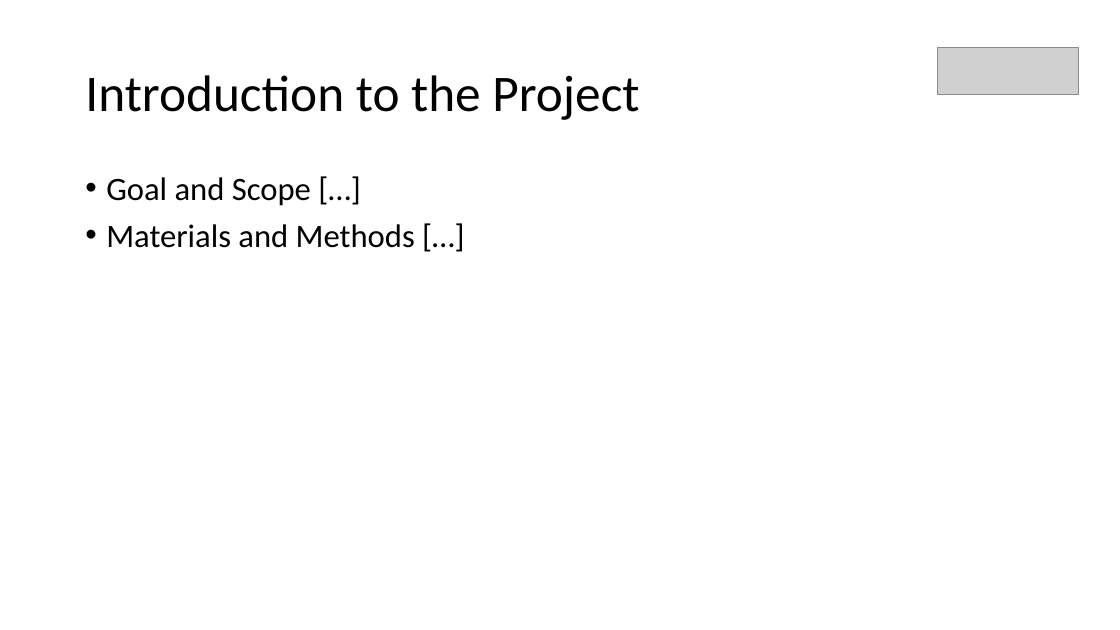
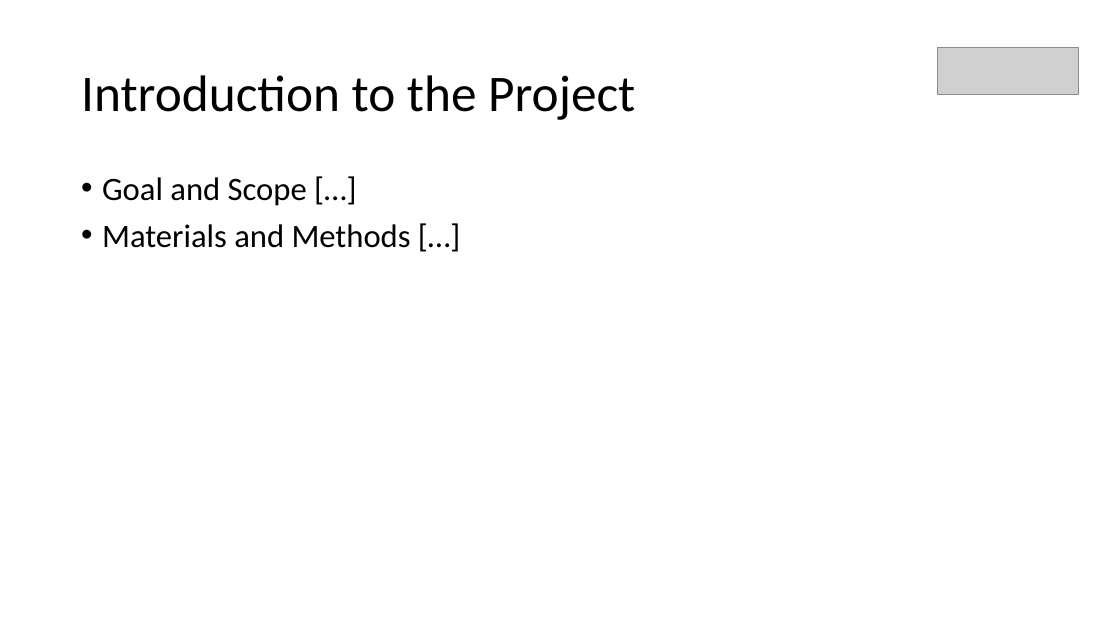
Before and after one commit to fs2019-atml/face-to-cartoon, a slide deck: slide 2 of Presentation_FaceToCartoon.pptx. Drawn at 1120x630 pixels with LibreOffice and Linux fonts; fonts in the diff are those of the drawing; grey boxes stand for pictures. Boxes give left, top, right and bottom in pixels: in the first picture for what was removed or moved away, otherwise in the second. Text is boxed around its words. In the diff, an @@ line names an element or a change of style, - is before the commit and + after.

```diff
--- a/Presentation_FaceToCartoon.pptx
+++ b/Presentation_FaceToCartoon.pptx
@@ title "Introduction to the Project": place and size @@
-title "Introduction to the Project" at (85, 75, 639, 120)
+title "Introduction to the Project" at (81, 75, 635, 120)
@@ text "Goal and Scope […]": place and size @@
-text "Goal and Scope […]" at (106, 177, 415, 248)
+text "Goal and Scope […]" at (102, 177, 411, 248)
```
Also in this commit, not shown: 2 other slides changed, 2 slides added, 1 slide removed.
